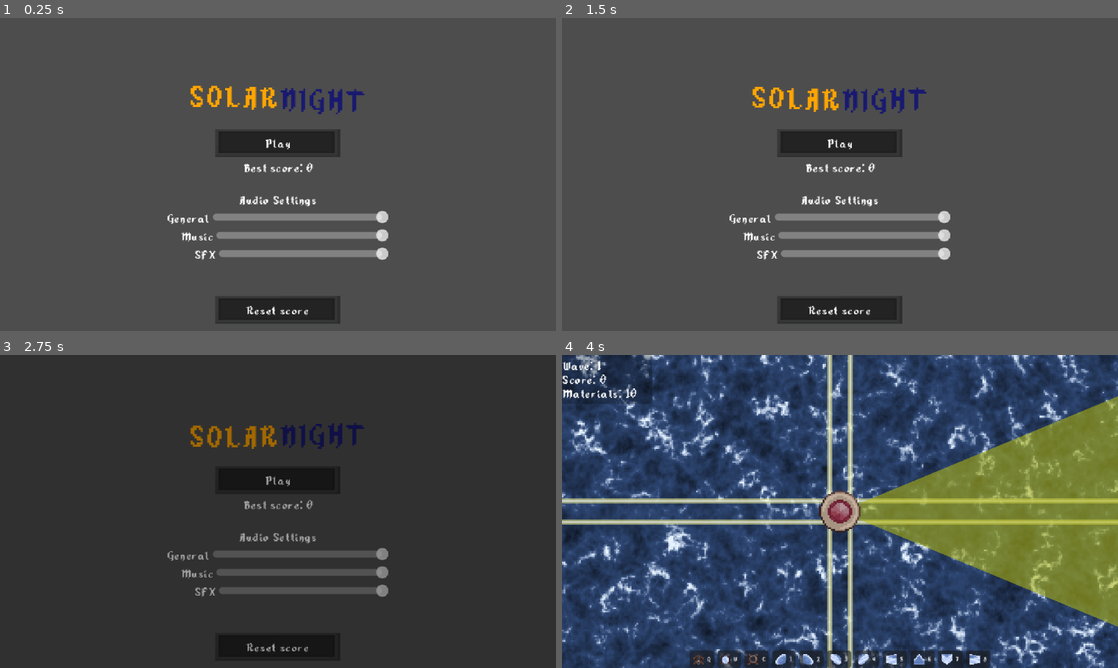
Above: before the commit, frames 1-4 (two rows, left to right).
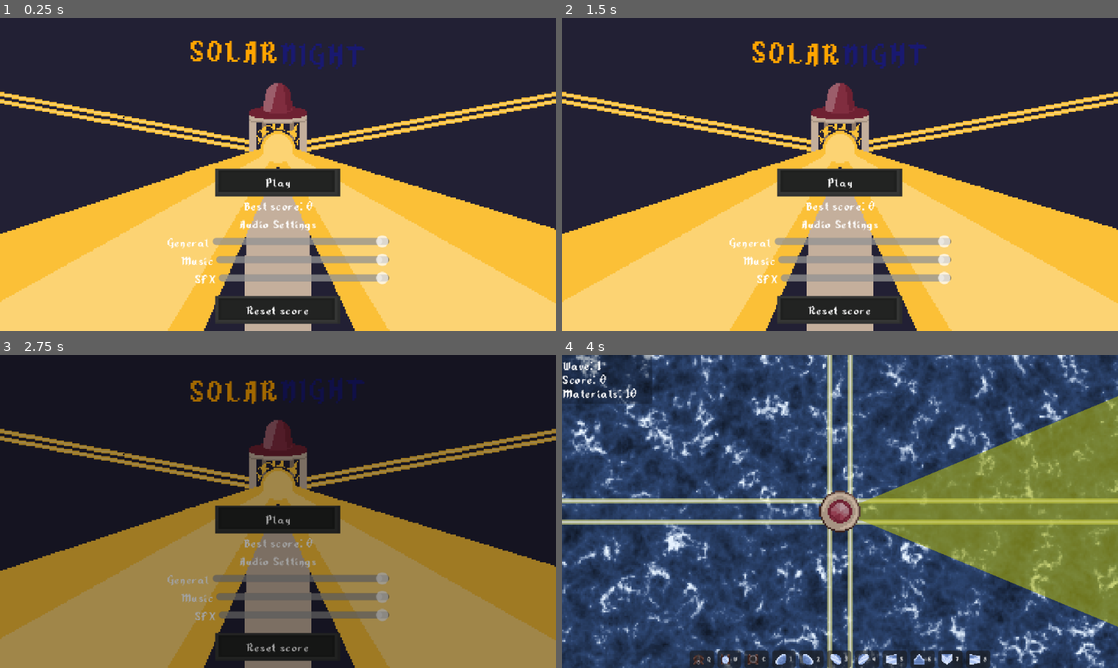
Above: after the commit, the same moments.

Repository: TrueHopolok/gj_solarnight
Game: Godot game, scene res://ui/main_menu/main_menu.tscn
Two runs of this game, one before a commit and one after it. Both use one fixed random seed, a clock stepped at 60 frames per second and the inputs below. This scene is started directly instead of the project's main scene. Sound files missing from this copy of the repository are replaced by a short silence.
Inputs (mouse positions are in pixels of both pictures, inside the frame that each line leads up to):
- Up to frame 1 (0.25 s): no input
- Up to frame 2 (1.5 s): click "Play" at 0.5 s; move the mouse to (962, 158) at 1.27 s; hold Right mouse button (delete_building) from 1.28 s (still down)
- Up to frame 3 (2.75 s): tap Enter at 2 s; move the mouse to (166, 527) at 2.02 s; release Right mouse button (delete_building) at 2.03 s; tap Space (deselect) at 2.1 s
- Up to frame 4 (4 s): move the mouse to (895, 442) at 2.77 s; press the mouse at (895, 442) at 2.78 s; release the mouse at (895, 442) at 3.5 s; click "Next wave" at 3.5 s

The runs differ from the first frame. In frame 1, 97% of the frame differs, in the area x 0-100%, y 0-100%; in frame 2, 97%; in frame 3, 96%; in frame 4, nothing differs.

Commit message:
feature: main menu background

Diff:
--- a/ui/main_menu/main_menu.tscn
+++ b/ui/main_menu/main_menu.tscn
@@ -4,6 +4,7 @@
 [ext_resource type="PackedScene" uid="uid://c4cbgi0tgwths" path="res://ui/premade_button/premade_button.tscn" id="1_mu8pm"]
 [ext_resource type="Script" uid="uid://djugp43tpkhni" path="res://ui/main_menu/button_play.gd" id="2_3c04x"]
 [ext_resource type="Script" uid="uid://bkgvd7qtbbm0k" path="res://ui/main_menu/best_score_label.gd" id="2_6mijq"]
+[ext_resource type="Texture2D" uid="uid://b85tmhtdhseda" path="res://assets/sprites/big-logo.png" id="2_w2r0d"]
 [ext_resource type="AudioStream" uid="uid://drw1cuauj8hsf" path="res://audio/sfx/ui/sound_BUUUUUMMM.wav" id="3_joh67"]
 [ext_resource type="Script" uid="uid://cbytf7ng2ntnq" path="res://ui/main_menu/button_reset_progress.gd" id="3_omy8q"]
 [ext_resource type="Script" uid="uid://vswp6l03rkdc" path="res://ui/main_menu/reset_window_dialog.gd" id="4_i5wg5"]
@@ -17,10 +18,20 @@
 autoplay = true
 bus = &"Music"
 
+[node name="Sprite2D" type="TextureRect" parent="." unique_id=1818832963]
+anchors_preset = 15
+anchor_right = 1.0
+anchor_bottom = 1.0
+grow_horizontal = 2
+grow_vertical = 2
+texture = ExtResource("2_w2r0d")
+expand_mode = 1
+stretch_mode = 6
+
 [node name="Title" type="RichTextLabel" parent="." unique_id=924643620]
 process_mode = 3
 offset_right = 640.0
-offset_bottom = 112.0
+offset_bottom = 60.0
 theme_override_font_sizes/normal_font_size = 40
 bbcode_enabled = true
 text = "[wave amp=20 freq=1][color=orange]SOLAR[/color][color=midnight_blue]NIGHT[/color]"
@@ -29,9 +40,9 @@
 
 [node name="BestScoreLabel" type="Label" parent="." unique_id=366243123]
 offset_left = 248.0
-offset_top = 160.0
+offset_top = 204.0
 offset_right = 392.0
-offset_bottom = 183.0
+offset_bottom = 227.0
 text = "Best score: %d"
 horizontal_alignment = 1
 vertical_alignment = 1
@@ -39,9 +50,9 @@
 
 [node name="PlayButton" parent="." unique_id=1413801646 instance=ExtResource("1_mu8pm")]
 offset_left = 248.0
-offset_top = 128.0
+offset_top = 173.0
 offset_right = 392.0
-offset_bottom = 160.0
+offset_bottom = 205.0
 script = ExtResource("2_3c04x")
 
 [node name="Label" parent="PlayButton" index="0" unique_id=960341710]
@@ -53,9 +64,9 @@
 
 [node name="AudioSettings" parent="." unique_id=455712532 instance=ExtResource("6_joh67")]
 offset_left = 192.0
-offset_top = 200.0
+offset_top = 228.0
 offset_right = -192.0
-offset_bottom = -80.0
+offset_bottom = -52.0
 
 [node name="ResetScoreButton" parent="." unique_id=210859841 instance=ExtResource("1_mu8pm")]
 offset_left = 248.0
